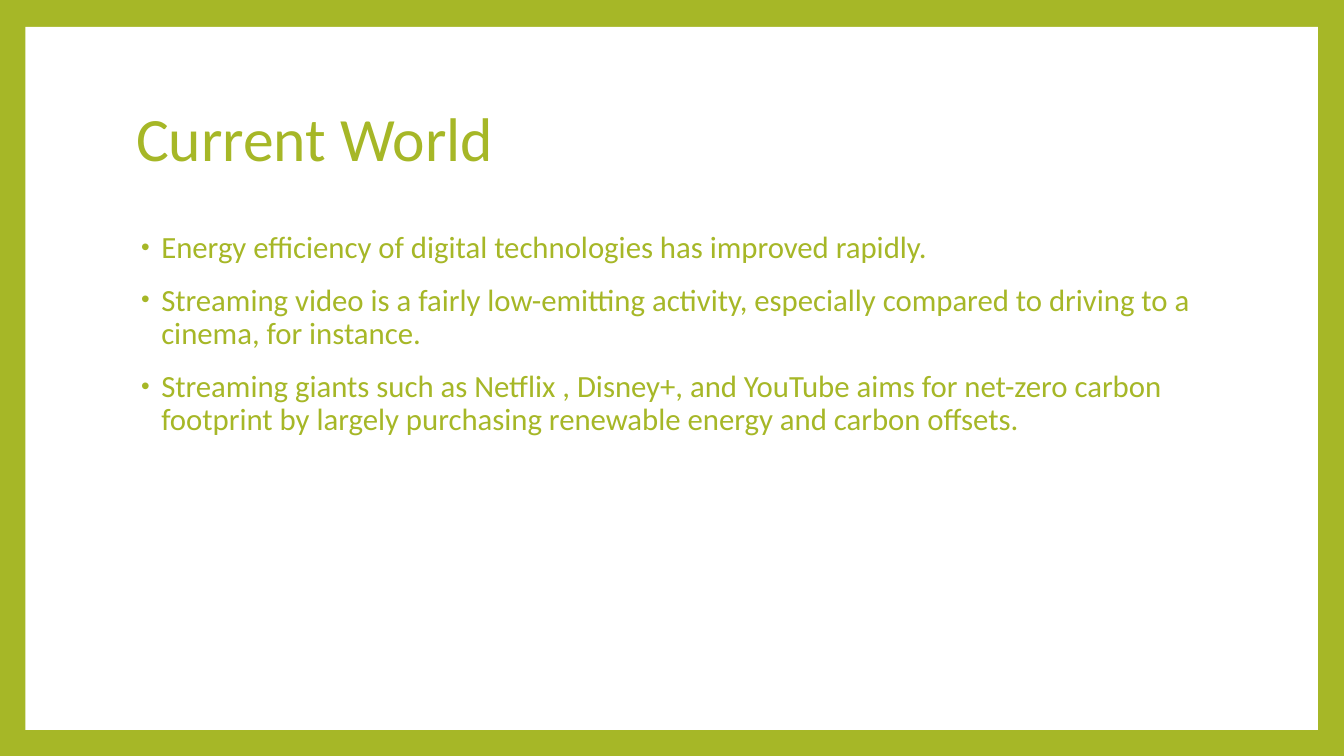
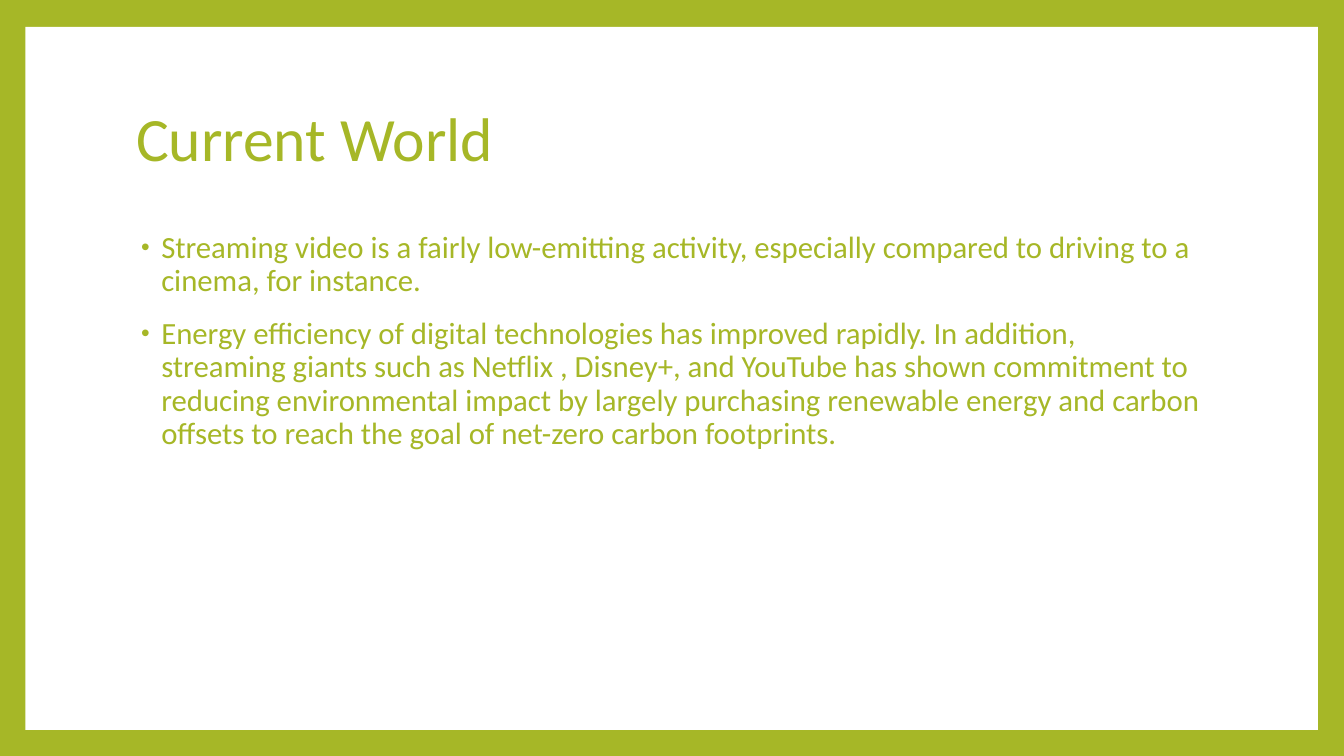
Before and after one commit to SamLee-dedeboy/GreenScreen, a slide deck: slide 6 of Green Screen.pptx (slide 5 before the commit). Drawn at 1344x756 pixels with LibreOffice and Linux fonts; fonts in the diff are those of the drawing. Boxes give left, top, right and bottom in pixels: in the first picture for what was removed or moved away, otherwise in the second. Text is boxed around its words. In the diff, an @@ line names an element or a change of style, - is before the commit and + after.

```diff
--- a/Green Screen.pptx
+++ b/Green Screen.pptx
@@ text at [161,236,927,264]: paragraph removed @@
-• Energy efficiency of digital technologies has improved rapidly.
@@ text at [161,322,1199,450]: text changed @@
-• Streaming giants such as Netflix , Disney+, and YouTube aims for net-zero carbon footprint by largely purchasing renewable energy and carbon offsets.
+• Energy efficiency of digital technologies has improved rapidly. In addition, streaming giants such as Netflix , Disney+, and YouTube has shown commitment to reducing environmental impact by largely purchasing renewable energy and carbon offsets to reach the goal of net-zero carbon footprints.
```
Also in this commit, not shown: 4 other slides changed.
